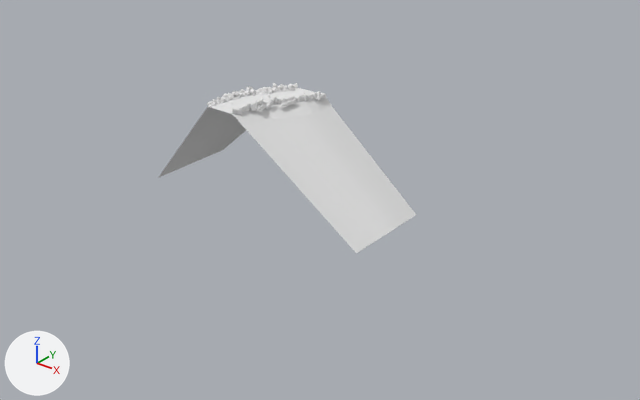
What one commit did to the OBJ model VektoriaApp/models/RoadTiles/RoadTiles_Curve/RoadTiles_CurveR/RoadTile_Curve_R4.obj.
Camera for both pictures: a 50 mm lens placed at (1749.0, -1871.0, 891.0), pointed at (221.0, 39.0, -293.0). The lights are fixed; the arrows at lower left show +X, +Y and +Z. Where no turn or scale is listed for an object, it has been applied to the vertices.

In view in the first picture: 'Road_Ground.003_Plane.006'.
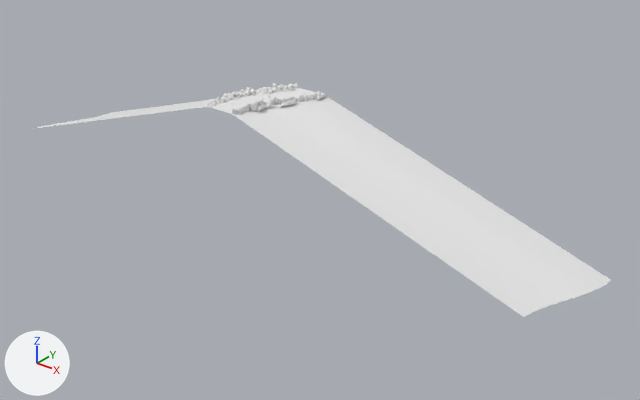
Location of each change, [x1, y1, x2, y2] in pixels of the pictures (640 x 400 px):
'Road_Ground.003_Plane.006', reshaped (124% wider, 37% taller): before [158, 83, 416, 253]; after [32, 83, 611, 317]
part 1 of me_road_ground_003_plane_006, cut back: before [158, 87, 416, 253]
part 2 of me_road_ground_003_plane_006, added: after [32, 98, 217, 129]
part 3 of me_road_ground_003_plane_006, added: after [233, 96, 611, 317]

Diff of the bpy script that builds the scene:
```diff
--- a/VektoriaApp/models/RoadTiles/RoadTiles_Curve/RoadTiles_CurveR/RoadTile_Curve_R4.obj.py
+++ b/VektoriaApp/models/RoadTiles/RoadTiles_Curve/RoadTiles_CurveR/RoadTile_Curve_R4.obj.py
@@ me_road_ground_003_plane_006 @@
 # used by ob_road_ground_003_plane_006; location = (0.0, 0.0, 0.0)
-me_road_ground_003_plane_006.from_pydata(...)  # 6274 vertices, 12309 faces, 1 loose edge; spans x -300.0..500.0, y -150.0..150.0, z -300.0..25.0
+me_road_ground_003_plane_006.from_pydata(...)  # 6250 vertices, 12287 faces, 1 loose edge; spans x -997.0..1100.0, y -150.0..150.0, z -300.0..25.0
+# me_road_ground_003_plane_006 part 1: 8 vertices moved within x 0.0..152.0, y 3.0..122.0, z -1.0..16.0; 48 vertices removed from x -300.0..500.0, y -150.0..150.0, z -300.0..-31.0
+# me_road_ground_003_plane_006 part 2: 12 vertices added at x -997.0..-900.0, y -150.0..150.0, z -300.0
+# me_road_ground_003_plane_006 part 3: 12 vertices added at x 1003.0..1100.0, y -150.0..150.0, z -300.0
 me_road_ground_003_plane_006.materials.append(mat_road_007)
```
